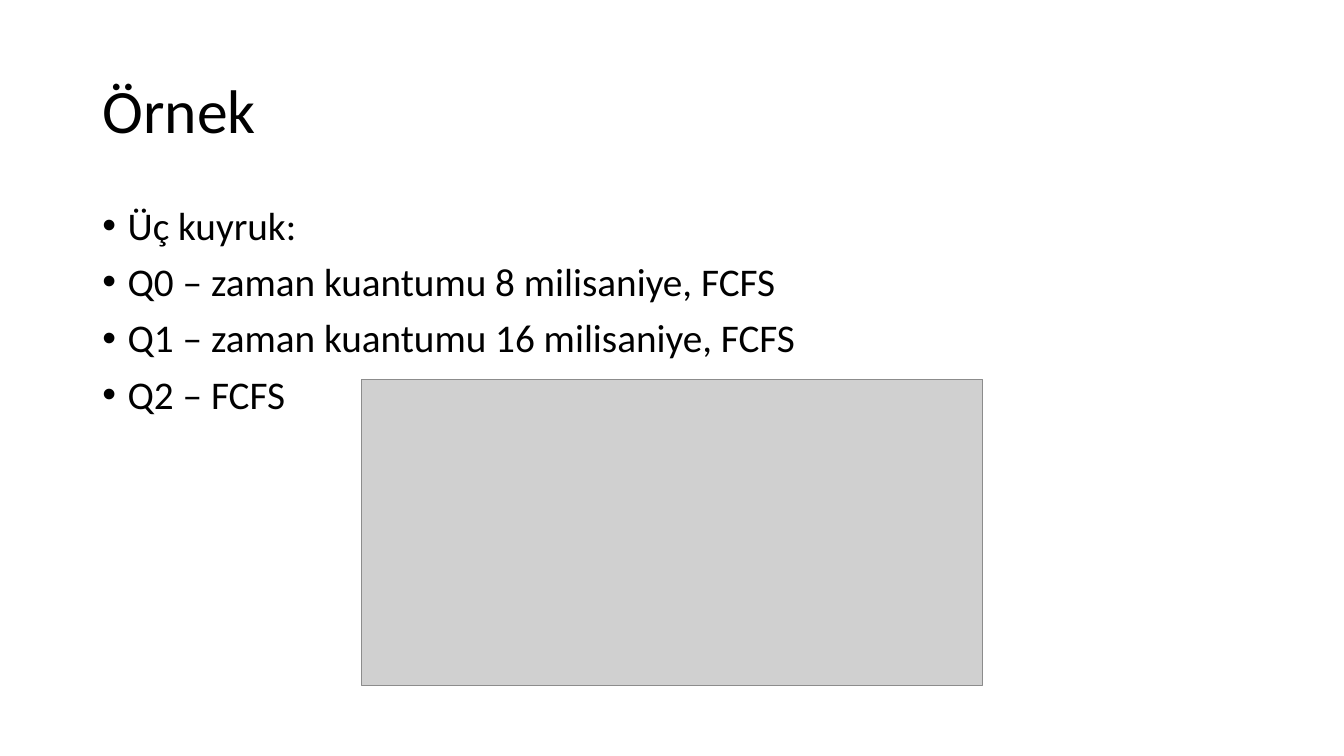
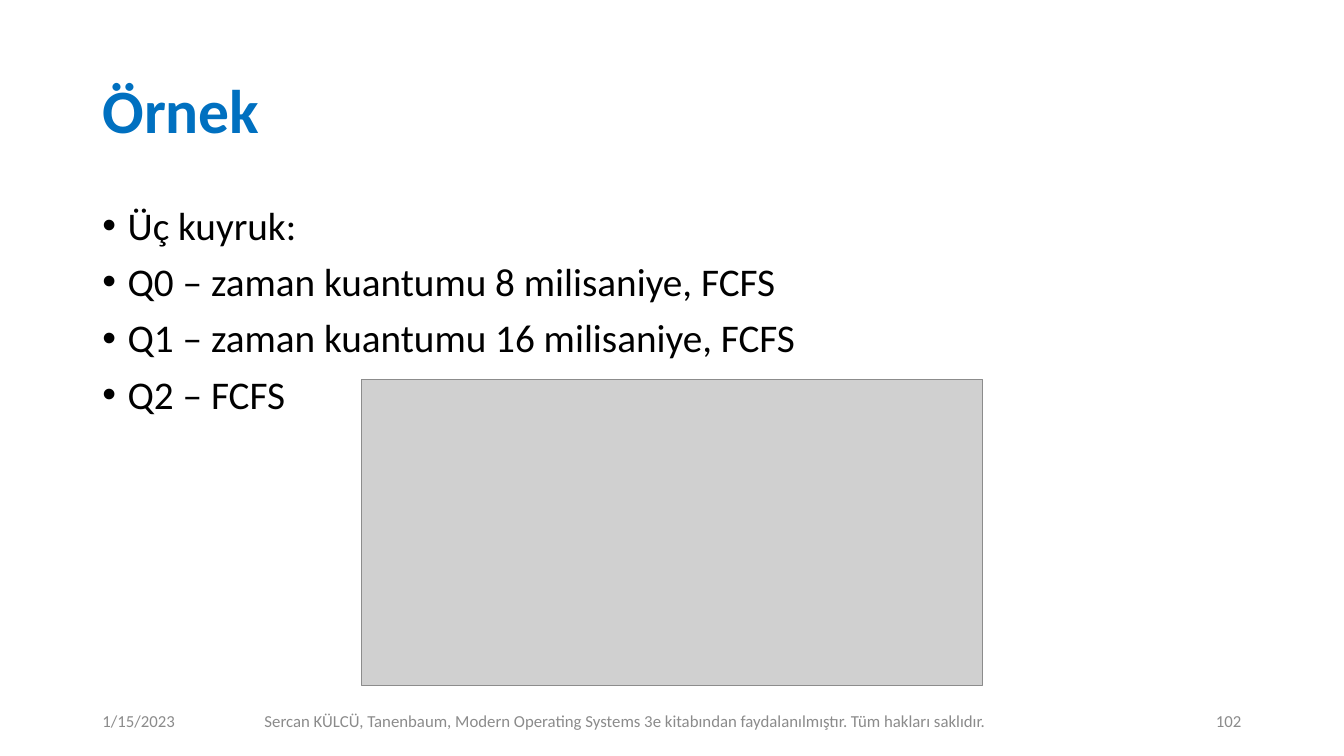
Before and after one commit to sercankulcu/sercankulcu.github.io, a slide deck: slide 102 of files/os/2_Bolum_2_Surecler.pptx. Drawn at 1344x756 pixels with LibreOffice and Linux fonts; fonts in the diff are those of the drawing; grey boxes stand for pictures. Boxes give left, top, right and bottom in pixels: in the first picture for what was removed or moved away, otherwise in the second. Text is boxed around its words. In the diff, an @@ line names an element or a change of style, - is before the commit and + after.

```diff
--- a/files/os/2_Bolum_2_Surecler.pptx
+++ b/files/os/2_Bolum_2_Surecler.pptx
@@ title "Örnek" at (x1=102, y1=83, x2=259, y2=134): text colour #000000 to #0070C0, bold on @@
@@ text added at (x1=102, y1=715, x2=174, y2=728), 12 pt, text #8C8C8C @@
+1/15/2023
@@ text added at (x1=264, y1=714, x2=985, y2=730), 12 pt, text #8C8C8C @@
+Sercan KÜLCÜ, Tanenbaum, Modern Operating Systems 3e kitabından faydalanılmıştır. Tüm hakları saklıdır.
@@ page number added at (x1=1216, y1=716, x2=1241, y2=727), 12 pt, text #8C8C8C @@
+102
```
Also in this commit, not shown: 104 other slides changed, 4 slides added, 4 slides removed, 5 other files.
